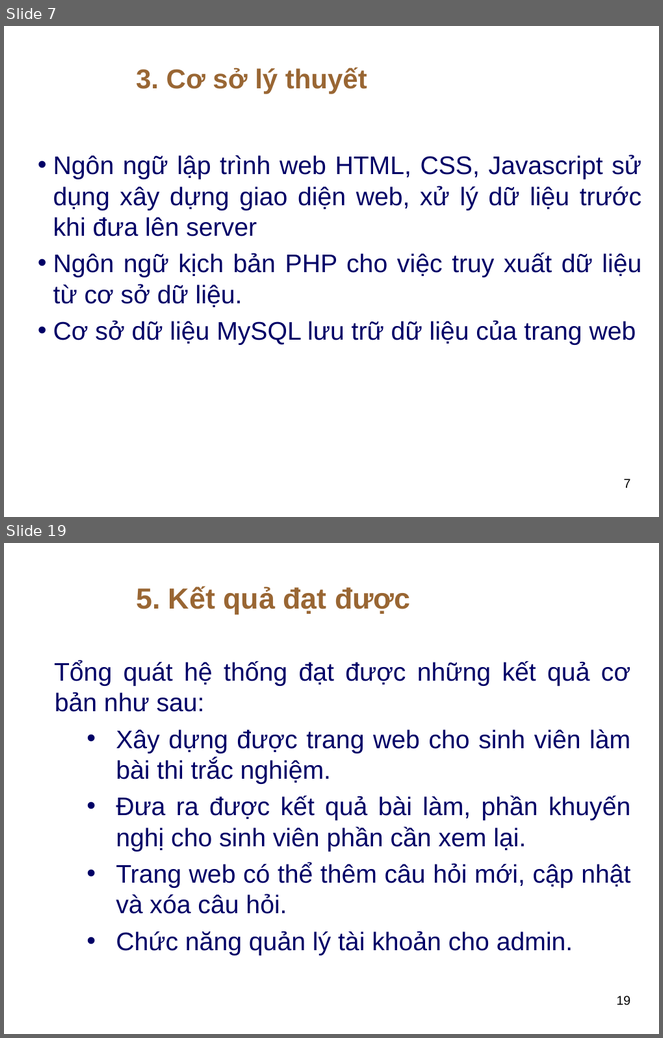
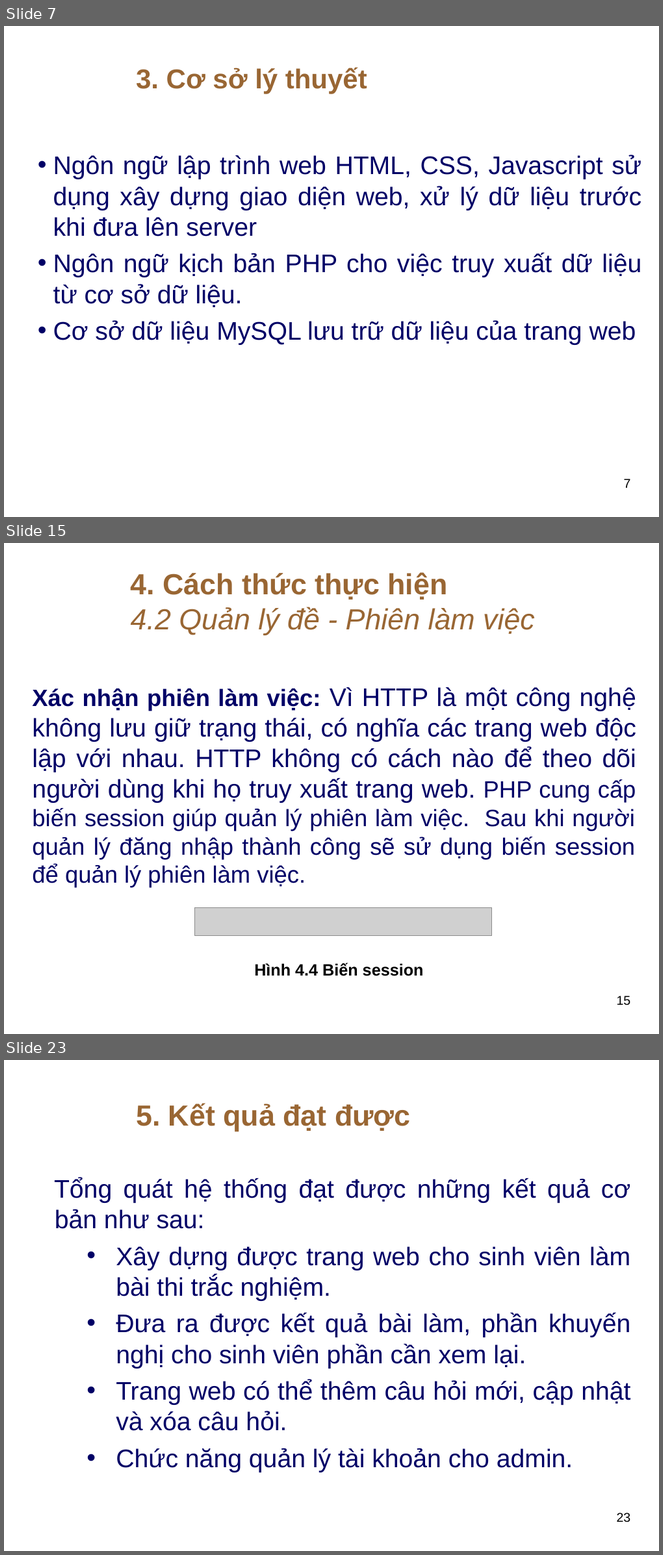
Before and after one commit to thuhuynh4393/testfrontend, a slide deck: Thu HUynh - SLide bao cao.ppt. Shown one above the other, each under a label of ours: slides 7 and 19 before the commit, slides 7, 15 and 23 after it; the slides between them are not shown. The pictures are 663x1038 and 663x1555 pixels, drawn with LibreOffice and Linux fonts; fonts in the diff are those of the drawing; grey boxes stand for pictures; background and template pictures are left out. Boxes give left, top, right and bottom in pixels: in the first picture for what was removed or moved away, otherwise in the second. Text is boxed around its words. In the diff, an @@ line names an element or a change of style, - is before the commit and + after.

```diff
--- a/Thu HUynh - SLide bao cao.ppt
+++ b/Thu HUynh - SLide bao cao.ppt
@@ slide 15 added at box(4, 543, 659, 1034), background picture (left out) @@
@@ text added at box(131, 572, 535, 635), 32 pt, text #996633, italic @@
+4. Cách thức thực hiện
+4.2 Quản lý đề - Phiên làm việc
@@ text added at box(32, 687, 636, 888), 26 pt, text #000066 @@
+Xác nhận phiên làm việc: Vì HTTP là một công nghệ không lưu giữ trạng thái, có nghĩa các trang web độc lập với nhau. HTTP không có cách nào để theo dõi người dùng khi họ truy xuất trang web. PHP cung cấp biến session giúp quản lý phiên làm việc. Sau khi người quản lý đăng nhập thành công sẽ sử dụng biến session để quản lý phiên làm việc.
@@ picture added at box(195, 908, 492, 936) @@
@@ text added at box(254, 963, 424, 977), 18 pt, text #000000, bold @@
+Hình 4.4 Biến session
@@ page number added at box(617, 996, 631, 1006), 14 pt, text #000000 @@
+15
@@ what was slide 19 is now slide 23 @@
@@ page number at box(617, 1513, 631, 1523): text changed @@
-19
+23
```
Also in this commit, not shown: 12 slides changed, 6 other slides added, 3 slides removed.
